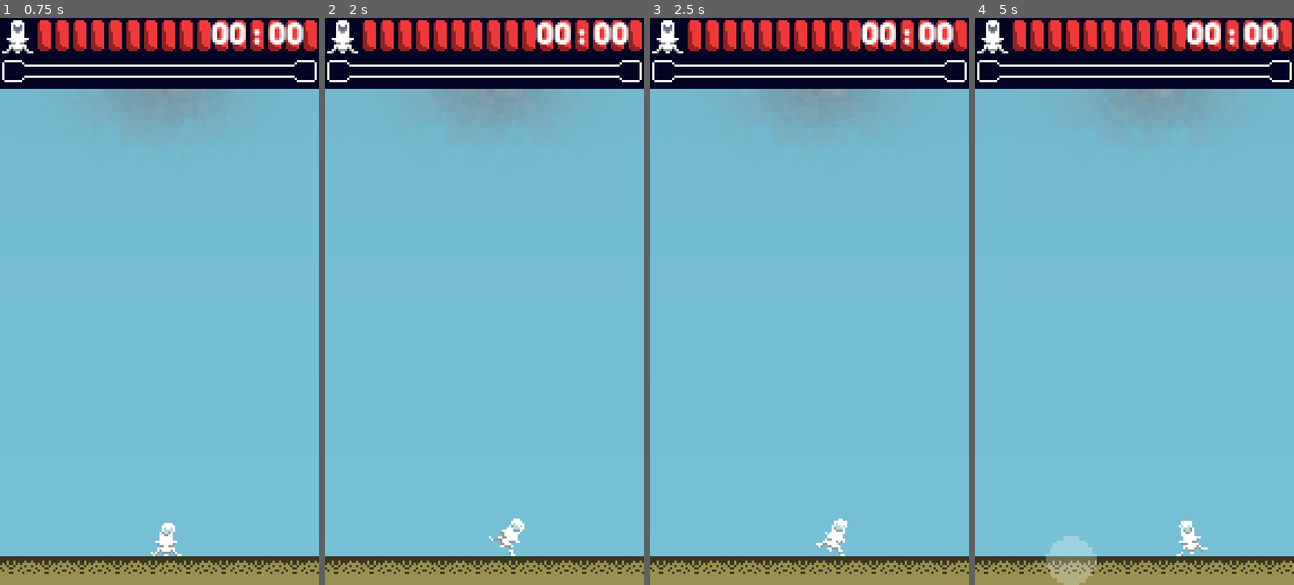
Above: before the commit, frames 1-4 (left to right).
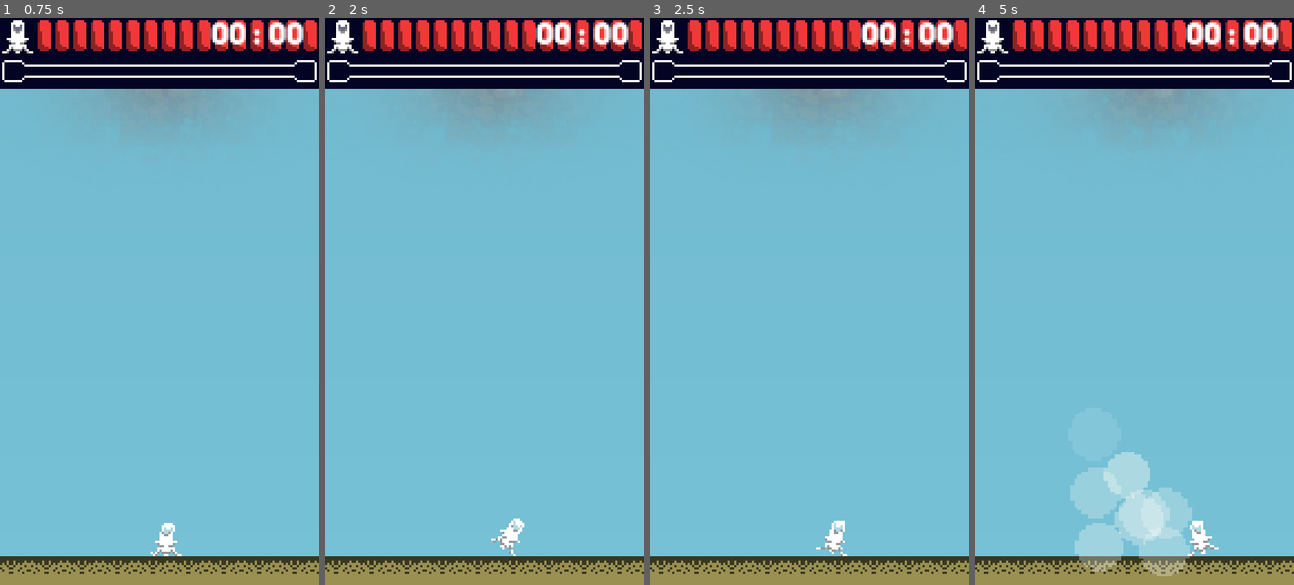
Above: after the commit, the same moments.

Repository: OddvarLookus/PlanetRush
Game: Godot game, scene res://Scenes/GameScene.tscn
The game is run twice, just before and just after one commit, with the same random seed, the same clock (stepped at 60 frames per second) and the same inputs. The project has no main scene, so this scene is started directly.
Inputs:
- Up to frame 1 (0.75 s): tap Enter at 0.5 s; hold D (right) from 0.53 s (still down)
- Up to frame 2 (2 s): release D (right) at 1.28 s; hold A (left) from 1.28 s (still down)
- Up to frame 3 (2.5 s): release A (left) at 2.03 s; hold D (right) from 2.03 s (still down)
- Up to frame 4 (5 s): release D (right) at 2.78 s; hold W (accelerate) 2.78-3.53 s; hold A (left) from 3.53 s (still down)

Frame 1 is identical in both runs. In frame 2, less than 0.1% of the frame differs, in the area x 51-63%, y 88-95%; in frame 3, 0.2%; in frame 4, 6.4%, in the area x 22-77%, y 76-100%.
Error before the commit: Attempt to call function 'connect' in base 'null instance' on a null instance. (res://Data/Structures/End)

Commit message:
end game 1 spaceship with anim and landing

Diff:
--- a/Data/Generic game utilities/TimedDeleter.gd
+++ b/Data/Generic game utilities/TimedDeleter.gd
@@ -2,7 +2,7 @@
 
 
 export (float, 0.01, 10.0) var time_before_deletion
-export (NodePath) var node_to_delete_path
+export (NodePath) var node_to_delete_path = null
 
 var node_to_delete : Node
 # Called when the node enters the scene tree for the first time.
--- a/Data/Player/player.gd
+++ b/Data/Player/player.gd
@@ -17,6 +17,7 @@
 onready var player_hurt_anim_player : AnimationPlayer = $PlayerHurtAnim as AnimationPlayer
 
 var prev_velocity : Vector2
+var controls_enabled : bool = true
 
 signal damaged(current_health)
 
@@ -34,7 +35,9 @@
 
 
 func _physics_process(delta: float) -> void:
-	take_input(delta)
+
+	if(controls_enabled):
+		take_input(delta)
 
 	prev_velocity = linear_velocity
 	pass
--- a/Data/Structures/End game spaceship/end_game_spaceship.gd
+++ b/Data/Structures/End game spaceship/end_game_spaceship.gd
@@ -2,9 +2,12 @@
 
 export (NodePath) var end_game_detect_area_path
 onready var end_game_detect_area : Area2D = get_node(end_game_detect_area_path) as Area2D
+onready var spaceship_animation : AnimationPlayer = $EndGameSpaceshipAnim as AnimationPlayer
 
 
-var player : Player
+
+var player : Player = null
+var player_landed : bool = false
 
 # Called when the node enters the scene tree for the first time.
 func _ready() -> void:
@@ -25,13 +28,40 @@
 
 	pass
 
-func evaluate_player_landing() -> bool:
+export(float) var landing_time
+var current_landing_time : float = 0.0
+
+func evaluate_player_landing(delta : float) -> void:
+
+	if(player != null and not player_landed):
+		#conditions for player having landed. keep conditions for some time and the landing will be successful
+		if(abs(player.linear_velocity.length()) < 0.5):
+			if(abs(player.rotation_degrees) < 0.5):
+
+				current_landing_time += delta
+				if(current_landing_time >= landing_time):
+					#landing is successful
+					player_landed = true
+					player.controls_enabled = false
 
 
-	return false
+					spaceship_animation.play("BringShipUp")
+
+					print("landing successful")
+
+				pass
+			else:
+				current_landing_time = 0.0
+
+		else:
+			current_landing_time = 0.0
+
+	else:
+		current_landing_time = 0.0
+
 	pass
 
+func _process(delta: float) -> void:
+	evaluate_player_landing(delta)
 
-# Called every frame. 'delta' is the elapsed time since the previous frame.
-#func _process(delta: float) -> void:
-#	pass
+	pass
--- a/Scenes/Game0.tscn
+++ b/Scenes/Game0.tscn
@@ -102,6 +102,59 @@
 seamless = true
 noise = SubResource( 12 )
 
+[sub_resource type="Animation" id=24]
+resource_name = "BringShipUp"
+length = 3.66667
+step = 0.0166667
+tracks/0/type = "value"
+tracks/0/path = NodePath("SpaceshipPistonTopCollision:position")
+tracks/0/interp = 1
+tracks/0/loop_wrap = true
+tracks/0/imported = false
+tracks/0/enabled = true
+tracks/0/keys = {
+"times": PoolRealArray( 0, 0.12005, 0.516667 ),
+"transitions": PoolRealArray( 1, 1, 1 ),
+"update": 0,
+"values": [ Vector2( 59, -42 ), Vector2( 59, -42 ), Vector2( 59, -62 ) ]
+}
+tracks/1/type = "value"
+tracks/1/path = NodePath("SpaceshipPistonTopCollision/SpaceshipPiston1Body:position")
+tracks/1/interp = 1
+tracks/1/loop_wrap = true
+tracks/1/imported = false
+tracks/1/enabled = true
+tracks/1/keys = {
+"times": PoolRealArray( 0, 0.516667, 1.26667 ),
+"transitions": PoolRealArray( 1, 1, 1 ),
+"update": 0,
+"values": [ Vector2( 0, -1.54564 ), Vector2( 0, 0 ), Vector2( 0, -43 ) ]
+}
+tracks/2/type = "value"
+tracks/2/path = NodePath("SpaceshipPistonTopCollision/SpaceshipPiston1Body/SpaceshipPiston2Body:position")
+tracks/2/interp = 1
+tracks/2/loop_wrap = true
+tracks/2/imported = false
+tracks/2/enabled = true
+tracks/2/keys = {
+"times": PoolRealArray( 0, 1.26667, 2.18333 ),
+"transitions": PoolRealArray( 1, 1, 1 ),
+"update": 0,
+"values": [ Vector2( 0, -1.65352 ), Vector2( 0, 0 ), Vector2( 0, -36 ) ]
+}
+tracks/3/type = "value"
+tracks/3/path = NodePath("SpaceshipPistonTopCollision/SpaceshipPiston1Body/SpaceshipPiston2Body/SpaceshipPlatformBody:position")
+tracks/3/interp = 1
+tracks/3/loop_wrap = true
+tracks/3/imported = false
+tracks/3/enabled = true
+tracks/3/keys = {
+"times": PoolRealArray( 0, 2.18333, 3.66667 ),
+"transitions": PoolRealArray( 1, 1, 1 ),
+"update": 0,
+"values": [ Vector2( 0, 0 ), Vector2( 0, 0 ), Vector2( 0, -19 ) ]
+}
+
 [sub_resource type="RectangleShape2D" id=14]
 extents = Vector2( 32, 24 )
 
@@ -294,6 +347,11 @@
 [node name="EndGameSpaceship" type="StaticBody2D" parent="."]
 position = Vector2( 415, 86 )
 script = ExtResource( 31 )
+end_game_detect_area_path = NodePath("SpaceshipPistonTopCollision/SpaceshipPiston1Body/SpaceshipPiston2Body/SpaceshipPlatformBody/EndGameDetectArea")
+landing_time = 2.0
+
+[node name="EndGameSpaceshipAnim" type="AnimationPlayer" parent="EndGameSpaceship"]
+anims/BringShipUp = SubResource( 24 )
 
 [node name="SpaceshipFrontCollision" type="CollisionShape2D" parent="EndGameSpaceship"]
 position = Vector2( 56, -67 )
@@ -334,6 +392,7 @@
 texture = ExtResource( 18 )
 
 [node name="SpaceshipPiston1Body" type="StaticBody2D" parent="EndGameSpaceship/SpaceshipPistonTopCollision"]
+position = Vector2( 0, -1.54564 )
 
 [node name="SpaceshipPiston1Collision" type="CollisionShape2D" parent="EndGameSpaceship/SpaceshipPistonTopCollision/SpaceshipPiston1Body"]
 position = Vector2( -1, 26 )
@@ -347,6 +406,7 @@
 texture = ExtResource( 2 )
 
 [node name="SpaceshipPiston2Body" type="StaticBody2D" parent="EndGameSpaceship/SpaceshipPistonTopCollision/SpaceshipPiston1Body"]
+position = Vector2( 0, -1.65352 )
 
 [node name="SpaceshipPiston2Collision" type="CollisionShape2D" parent="EndGameSpaceship/SpaceshipPistonTopCollision/SpaceshipPiston1Body/SpaceshipPiston2Body"]
 position = Vector2( -1, 70 )
Not shown: 1 places in Scenes/Game0.tscn that only renumber resources
